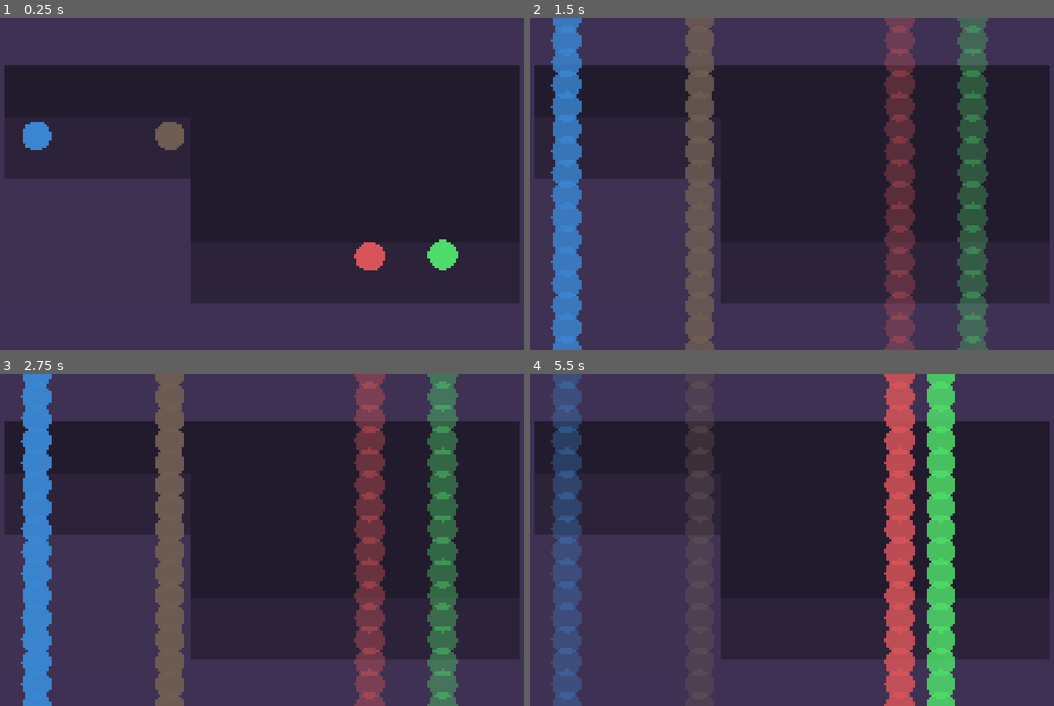
Above: before the commit, frames 1-4 (two rows, left to right).
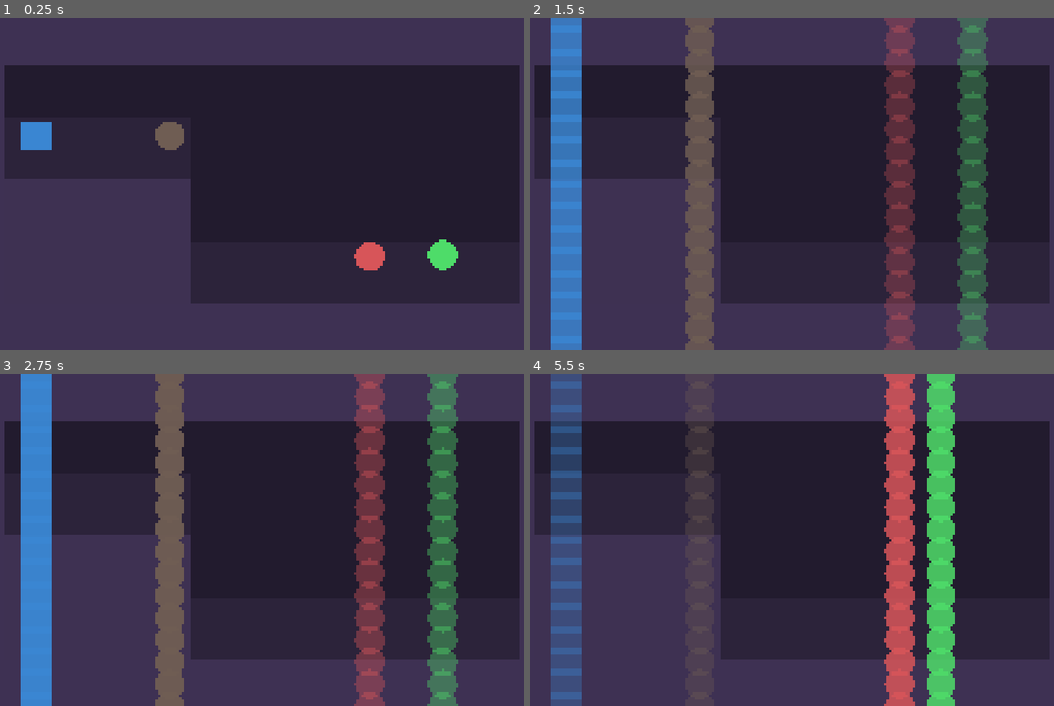
Above: after the commit, the same moments.

Repository: Z53-INCOMING/circular-present
Game: Godot game, scene res://world.tscn
Two runs of this game, one before a commit and one after it. Both use one fixed random seed, a clock stepped at 60 frames per second and the inputs below.
Inputs (mouse positions are in pixels of both pictures, inside the frame that each line leads up to):
- Up to frame 1 (0.25 s): no input
- Up to frame 2 (1.5 s): tap Enter (ui_accept) at 0.5, 0.77, 1.25 s; move the mouse to (923, 167) at 0.52 s; hold Up (ui_up) 0.53-1.28 s; click (923, 167) at 0.67 s; move the mouse to (671, 200) at 1.27 s; hold Down (ui_down) from 1.28 s (still down); click (671, 200) at 1.42 s
- Up to frame 3 (2.75 s): tap Enter (ui_accept) at 1.52, 2 s; move the mouse to (319, 466) at 2.02 s; release Down (ui_down) at 2.03 s; hold Up (ui_up) from 2.03 s (still down); click (319, 466) at 2.17 s
- Up to frame 4 (5.5 s): move the mouse to (760, 606) at 2.77 s; click (760, 606) at 2.92 s; tap Enter (ui_accept) at 3.02, 3.5, 3.77, 4.25, 4.52, 5 s; move the mouse to (970, 589) at 3.52 s; release Up (ui_up) at 3.53 s; hold Down (ui_down) from 3.53 s (still down); click (970, 589) at 3.67 s; move the mouse to (613, 490) at 4.27 s; click (613, 490) at 4.42 s; move the mouse to (823, 540) at 5.02 s; click (823, 540) at 5.17 s

The runs differ from the first frame. In frame 1, 0.1% of the frame differs, in the area x 3-10%, y 31-40%; in frame 2, 0.9%; in frame 3, 0.9%; in frame 4, 1.5%, in the area x 3-10%, y 0-100%.

Commit message:
squares and rotation

Diff:
--- a/circular_present_object.gd
+++ b/circular_present_object.gd
@@ -3,7 +3,12 @@
 @onready var circular_object_scene := preload("res://circle.tscn")
 @onready var circular_visual_scene := preload("res://circle_visual.tscn")
 
+@onready var square_object_scene := preload("res://square.tscn")
+@onready var square_visual_scene := preload("res://square_visual.tscn")
+
 @export var color: Color = Color.WHITE
+## 0 is a circle, 1 is a square
+@export var shape := 0
 
 var present_resolution := 1
 
@@ -15,20 +20,33 @@
 
 var uy_flipped := false
 
+var mouse_offset := Vector2.ZERO
+
 func _ready():
 	present_resolution = get_parent().present_resolution
 	present_radius = get_parent().present_radius
 	time_stiffness = get_parent().time_stiffness
 
-	for i in present_resolution:
-		var circular_object: RigidBody2D = circular_object_scene.instantiate()
-		circular_object.collision_layer = int(pow(2.0, i))
-		circular_object.collision_mask = int(pow(2.0, i))
+	var object_scene
+	var object_visual_scene
 
-		add_child(circular_object)
+	match shape:
+		0:
+			object_scene = circular_object_scene
+			object_visual_scene = circular_visual_scene
+		1:
+			object_scene = square_object_scene
+			object_visual_scene = square_visual_scene
 
 	for i in present_resolution:
-		var circular_visual: Polygon2D = circular_visual_scene.instantiate()
+		var object: RigidBody2D = object_scene.instantiate()
+		object.collision_layer = int(pow(2.0, i))
+		object.collision_mask = int(pow(2.0, i))
+
+		add_child(object)
+
+	for i in present_resolution:
+		var circular_visual: Polygon2D = object_visual_scene.instantiate()
 
 		circular_visual.color = color
 
@@ -63,6 +81,9 @@
 		var next_force := (next.global_position - current.global_position).normalized() * (next_distance - distance_between_present_objects)
 
 		current.apply_central_impulse((previous_force + next_force) * 0.5 * delta * time_stiffness)
+
+		var desired_rotation := lerp_angle(previous.rotation, next.rotation, 0.5)
+		current.apply_torque_impulse(angle_difference(current.rotation, desired_rotation) * delta * time_stiffness * 216.0)
 
 		# Update the polygon
 		var polygon: Polygon2D = get_child(i + present_resolution)
@@ -109,8 +130,10 @@
 				if uy_flipped:
 					if absf(get_global_mouse_position().x - closest_to_mouse.global_position.x) < 64.0:
 						selected = -2 if event.button_index == MOUSE_BUTTON_LEFT else camera_u_index
+						mouse_offset = get_global_mouse_position() - closest_to_mouse.global_position
 				else:
 					if get_global_mouse_position().distance_to(closest_to_mouse.global_position) < 64.0:
 						selected = -2 if event.button_index == MOUSE_BUTTON_LEFT else camera_u_index
+						mouse_offset = get_global_mouse_position() - closest_to_mouse.global_position
 			else:
 				selected = -1
--- /dev/null
+++ b/square.tscn
@@ -0,0 +1,14 @@
+[gd_scene load_steps=3 format=3 uid="uid://b7vykttutoayb"]
+
+[sub_resource type="PhysicsMaterial" id="PhysicsMaterial_8lkhj"]
+friction = 0.83
+bounce = 0.14
+
+[sub_resource type="RectangleShape2D" id="RectangleShape2D_2eeqm"]
+size = Vector2(128, 128)
+
+[node name="Square" type="RigidBody2D"]
+physics_material_override = SubResource("PhysicsMaterial_8lkhj")
+
+[node name="Collider" type="CollisionShape2D" parent="."]
+shape = SubResource("RectangleShape2D_2eeqm")
--- /dev/null
+++ b/square_visual.tscn
@@ -0,0 +1,5 @@
+[gd_scene format=3 uid="uid://ivv00gg1bo7x"]
+
+[node name="SquareVisual" type="Polygon2D"]
+antialiased = true
+polygon = PackedVector2Array(-64, -64, -64, 64, 64, 64, 64, -64)
--- a/world.tscn
+++ b/world.tscn
@@ -85,6 +85,7 @@
 [node name="CircularPresentObject" parent="." instance=ExtResource("2_fj7yv")]
 position = Vector2(304, 432)
 color = Color(0.228265, 0.526167, 0.825856, 1)
+shape = 1
 
 [node name="CircularPresentObject2" parent="." instance=ExtResource("2_fj7yv")]
 position = Vector2(882, 421)
